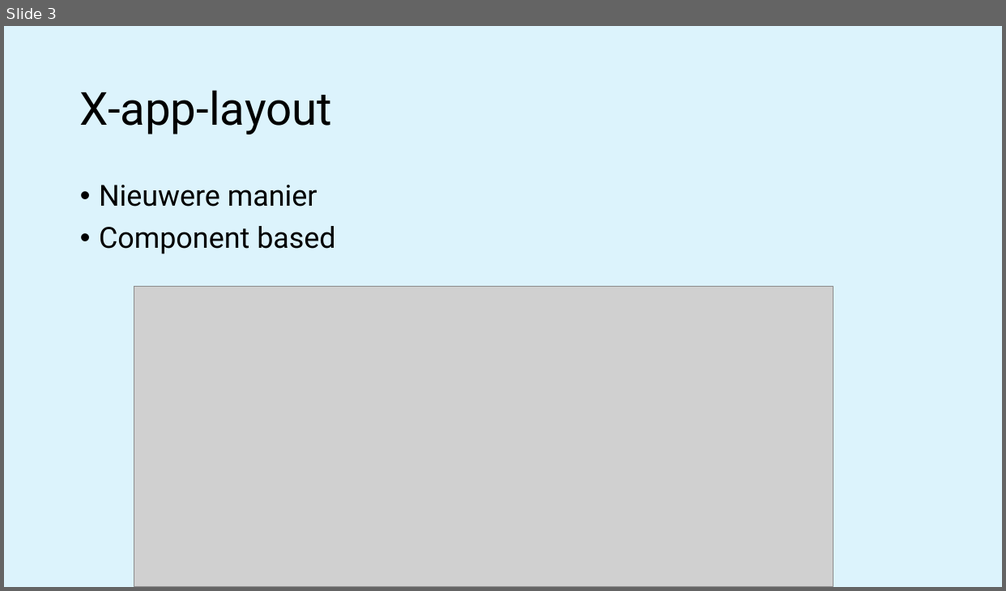
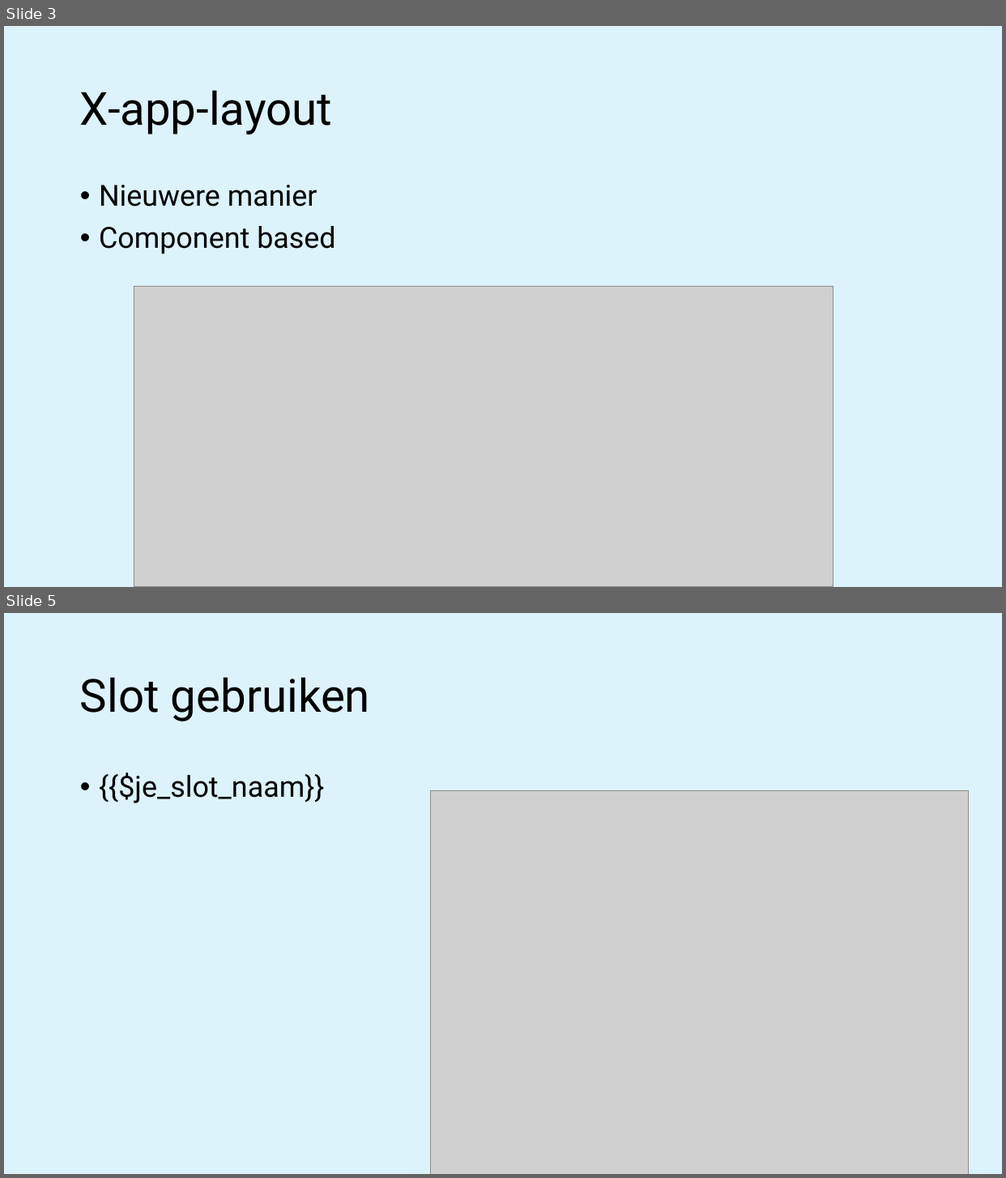
Before and after one commit to progsen/m8prog_laravel, a slide deck: week4 - Blade 2/M8Prog laravel 05 - Component Layouts.pptx. Shown one above the other, each under a label of ours: slide 3 before the commit, slides 3 and 5 after it; the slides between them are not shown. The pictures are 1006x591 and 1006x1178 pixels, drawn with LibreOffice and Linux fonts; fonts in the diff are those of the drawing; grey boxes stand for pictures. Boxes give left, top, right and bottom in pixels: in the first picture for what was removed or moved away, otherwise in the second. Text is boxed around its words. In the diff, an @@ line names an element or a change of style, - is before the commit and + after.

```diff
--- a/week4 - Blade 2/M8Prog laravel 05 - Component Layouts.pptx
+++ b/week4 - Blade 2/M8Prog laravel 05 - Component Layouts.pptx
@@ slide 5 added at box(4, 613, 1002, 1174), background #CAEEFB at 65% opacity @@
@@ title added at box(80, 677, 370, 722), 44 pt, text #000000 @@
+Slot gebruiken
@@ text added at box(99, 773, 325, 803), 28 pt, text #000000 @@
+• {{$je_slot_naam}}
@@ picture added at box(431, 790, 968, 1174) @@
```
Also in this commit, not shown: 2 slides changed, 2 other slides added, 12 other files.
